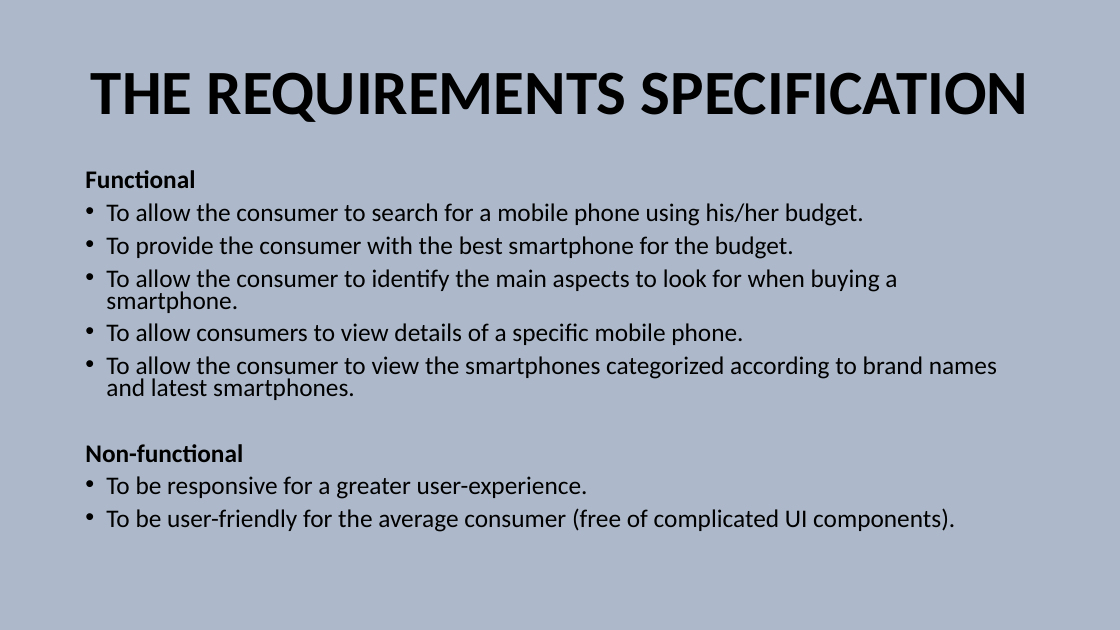
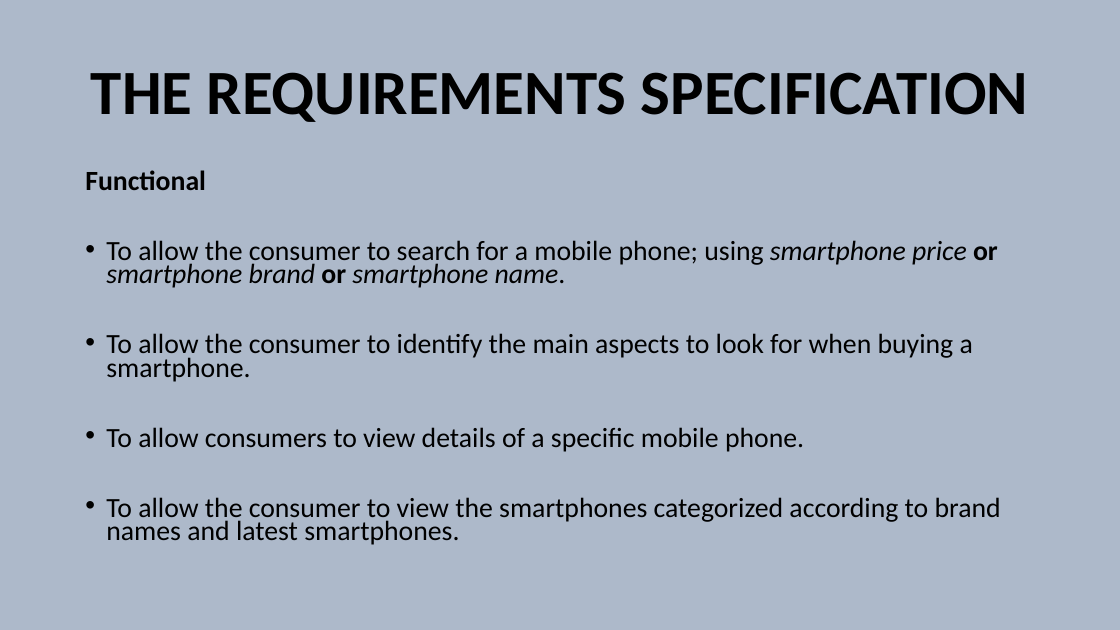
Before and after one commit to EarZo/Java_Training, a slide deck: slide 4 of Micro Services.pptx. Drawn at 1120x630 pixels with LibreOffice and Linux fonts; fonts in the diff are those of the drawing. Boxes give left, top, right and bottom in pixels: in the first picture for what was removed or moved away, otherwise in the second. Text is boxed around its words. In the diff, an @@ line names an element or a change of style, - is before the commit and + after.

```diff
--- a/Micro Services.pptx
+++ b/Micro Services.pptx
@@ text at (85, 170, 1001, 545): size 21.7 to 23.8 pt in "Functional", "To allow the consumer to identify the ...", "To allow consumers to view details of ...", "To allow the consumer to view the ..." @@
@@ text at (106, 240, 998, 288): text changed; size 21.7 to 23.8 pt @@
-• To allow the consumer to search for a mobile phone using his/her budget.
-• To provide the consumer with the best smartphone for the budget.
+• To allow the consumer to search for a mobile phone; using smartphone price or smartphone brand or smartphone name.
@@ text at (85, 444, 955, 532): paragraphs removed @@
-Non-functional
-• To be responsive for a greater user-experience.
-• To be user-friendly for the average consumer (free of complicated UI components).
```
Also in this commit, not shown: 1 slide added.
